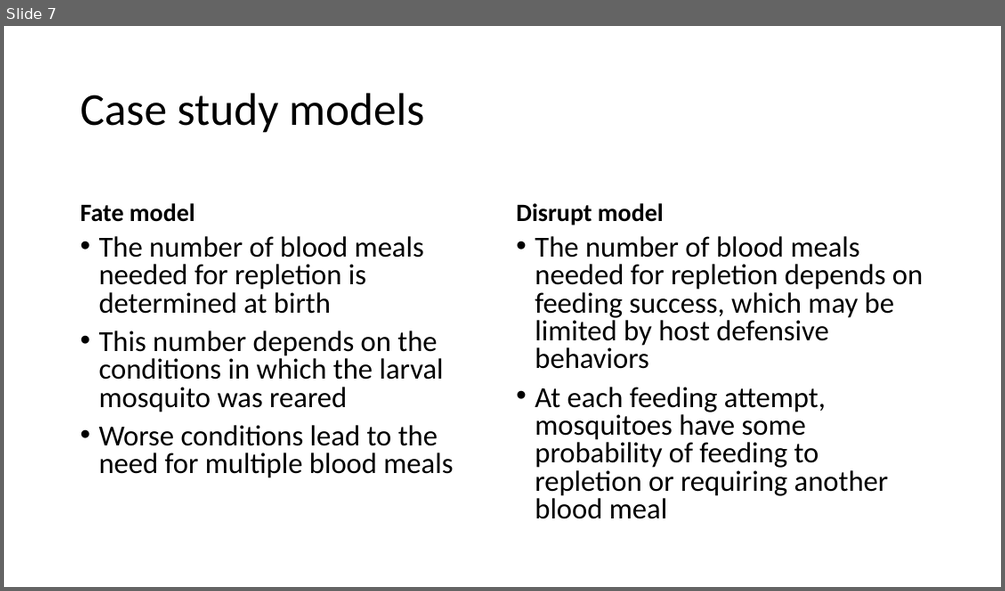
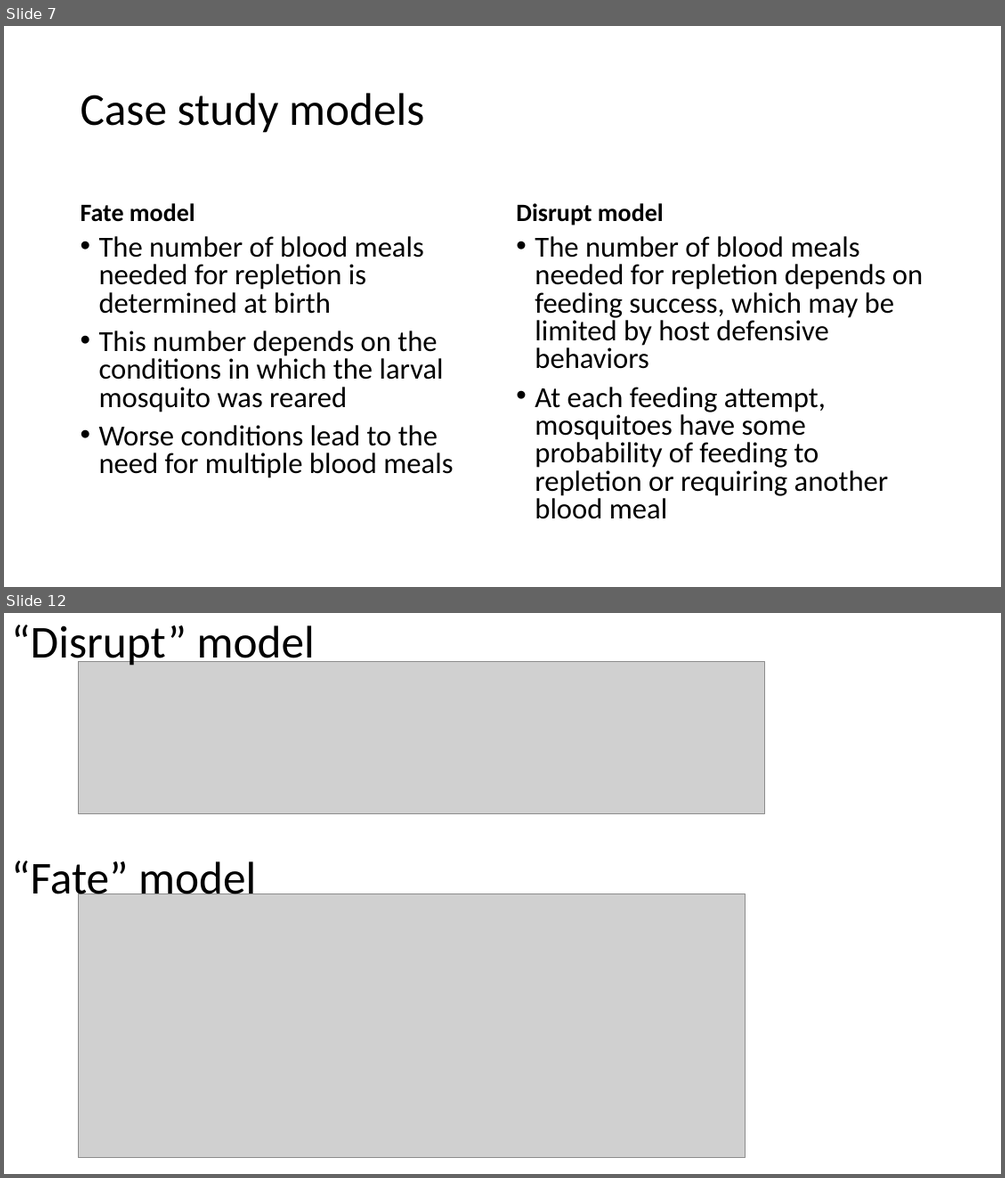
Before and after one commit to kydahl/MBF_models, a slide deck: presentations/Multiple blood feeding case studies.pptx. Shown one above the other, each under a label of ours: slide 7 before the commit, slides 7 and 12 after it; the slides between them are not shown. The pictures are 1005x591 and 1005x1178 pixels, drawn with LibreOffice and Linux fonts; fonts in the diff are those of the drawing; grey boxes stand for pictures. Boxes give left, top, right and bottom in pixels: in the first picture for what was removed or moved away, otherwise in the second. Text is boxed around its words. In the diff, an @@ line names an element or a change of style, - is before the commit and + after.

```diff
--- a/presentations/Multiple blood feeding case studies.pptx
+++ b/presentations/Multiple blood feeding case studies.pptx
@@ slide 12 added at [4,613,1001,1174], background #FFFFFF @@
@@ text added at [11,625,315,669], 44 pt, text #000000 @@
+“Disrupt” model
@@ picture added at [79,662,764,813] @@
@@ text added at [11,860,256,905], 44 pt, text #000000 @@
+“Fate” model
@@ picture added at [79,893,745,1158] @@
```
Also in this commit, not shown: 14 slides changed, 6 other slides added, 4 slides removed, 3 other files.
